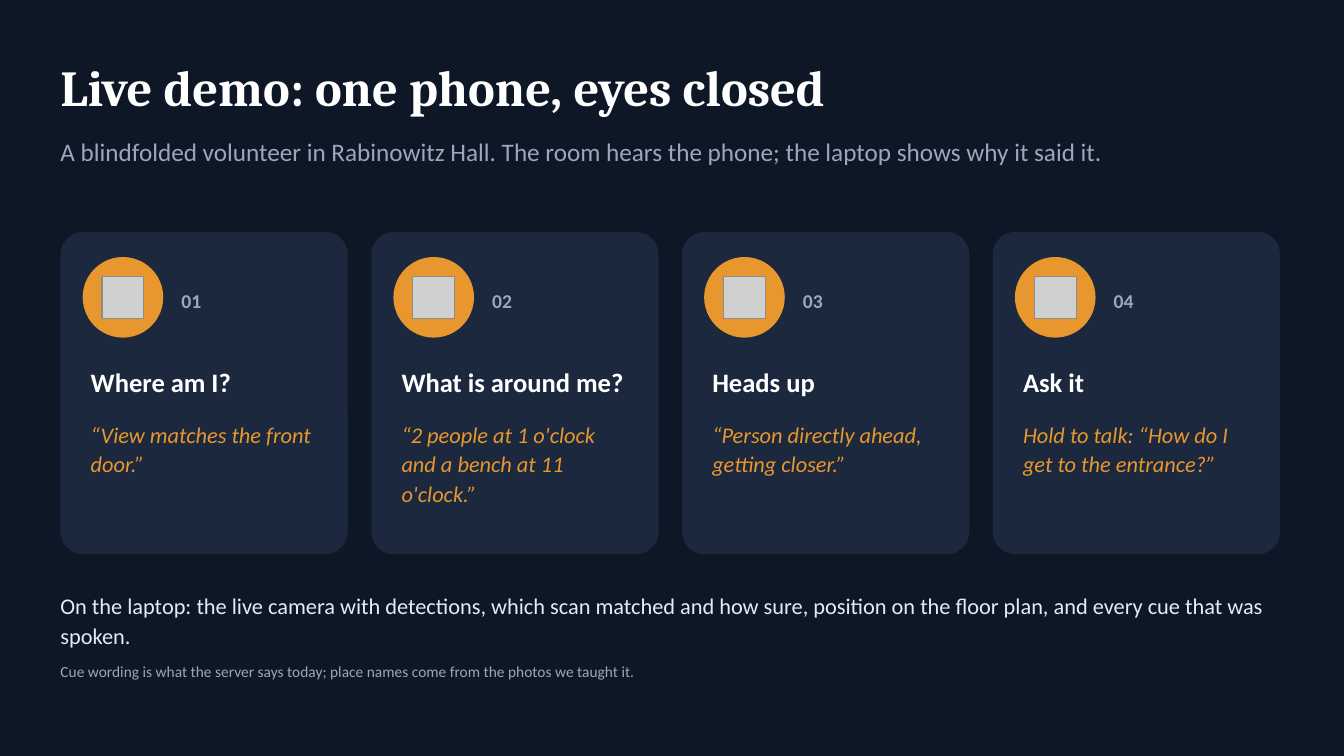
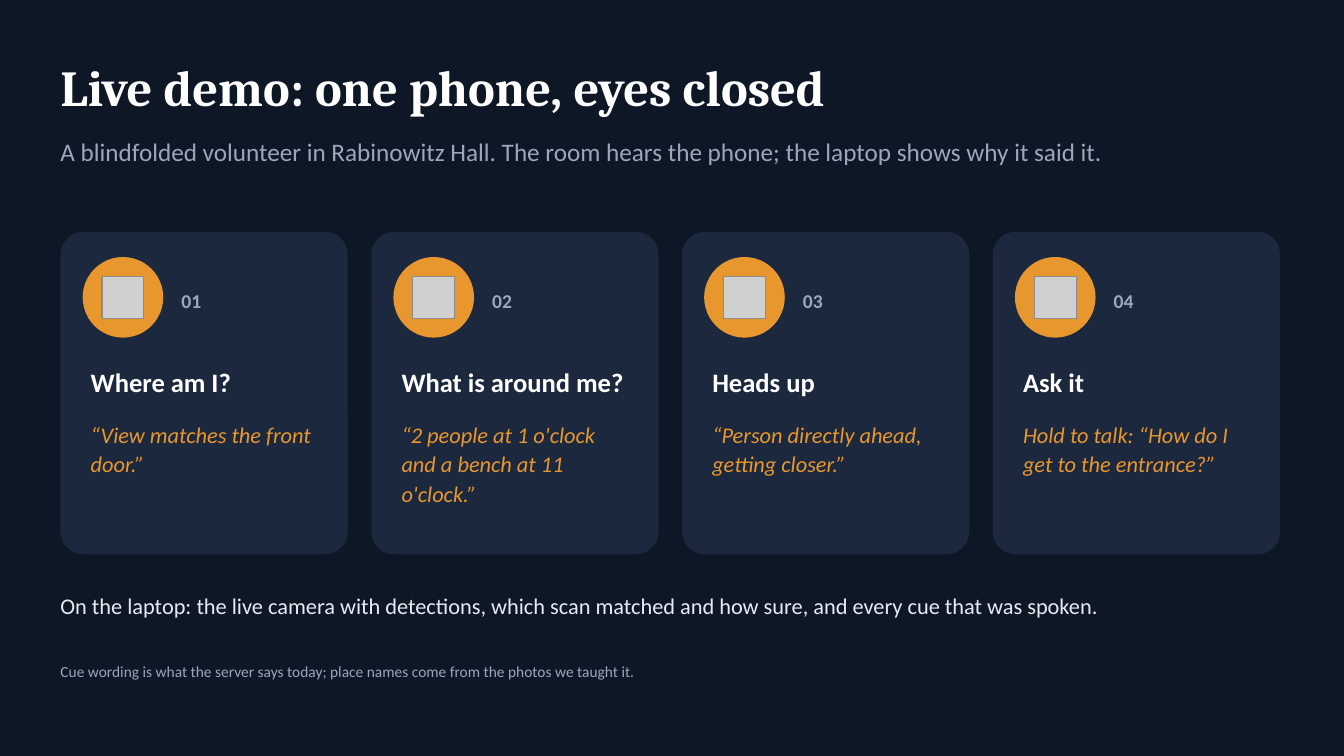
Before and after one commit to epicgdog/blindsight, a slide deck: slide 6 of slides/blindsight.pptx. Drawn at 1344x756 pixels with LibreOffice and Linux fonts; fonts in the diff are those of the drawing; grey boxes stand for pictures. Boxes give left, top, right and bottom in pixels: in the first picture for what was removed or moved away, otherwise in the second. Text is boxed around its words. In the diff, an @@ line names an element or a change of style, - is before the commit and + after.

Commit message:
slides: property mode now feeds the voice agent; demo caption and Q&A match

```diff
--- a/slides/blindsight.pptx
+++ b/slides/blindsight.pptx
@@ text at [60,598,1097,618]: text changed @@
-On the laptop: the live camera with detections, which scan matched and how sure, position on the floor plan, and every cue that was spoken.
+On the laptop: the live camera with detections, which scan matched and how sure, and every cue that was spoken.
```
Also in this commit, not shown: 3 other files.
